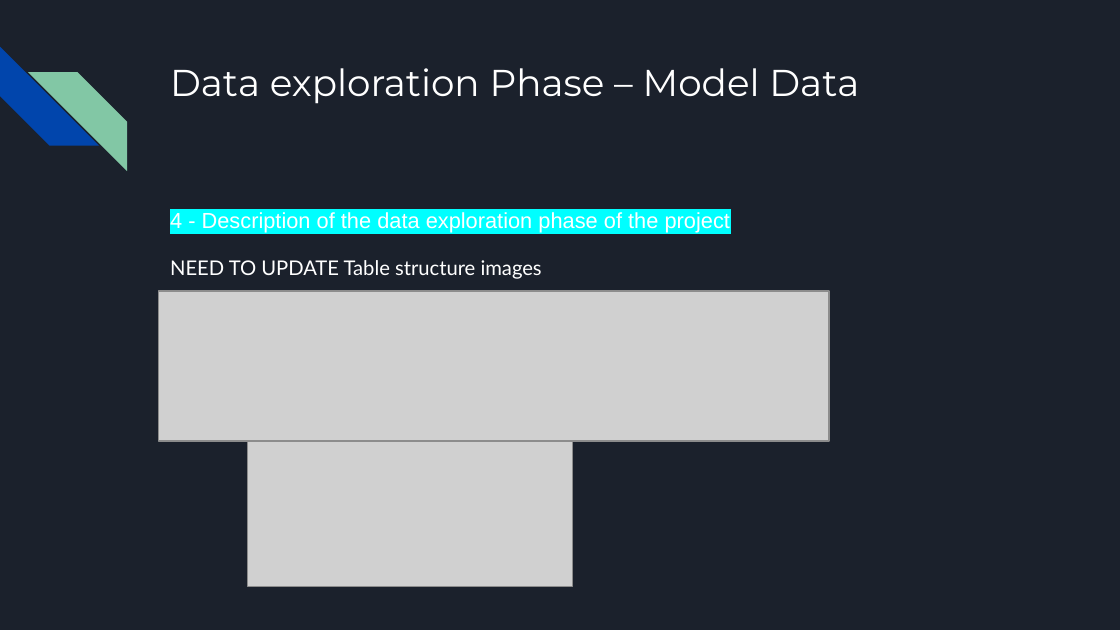
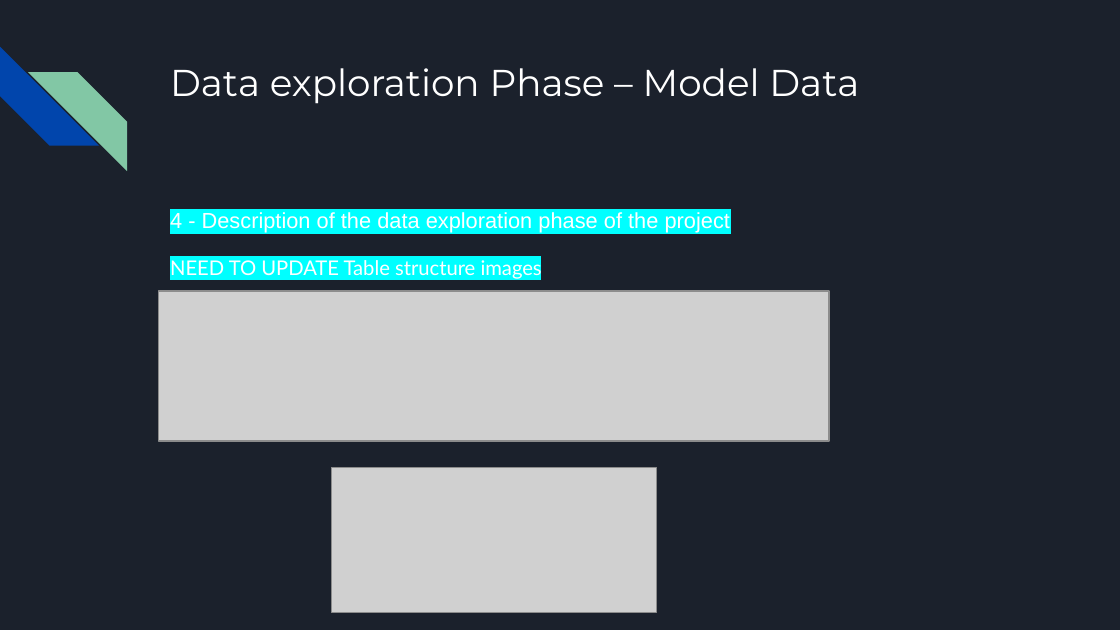
Before and after one commit to Ayesha-da/pneumonia_detection_analysis, a slide deck: slide 11 of Pneumonia Analysis Presentation.pptx (slide 8 before the commit). Drawn at 1120x630 pixels with LibreOffice and Linux fonts; fonts in the diff are those of the drawing; grey boxes stand for pictures. Boxes give left, top, right and bottom in pixels: in the first picture for what was removed or moved away, otherwise in the second. Text is boxed around its words. In the diff, an @@ line names an element or a change of style, - is before the commit and + after.

```diff
--- a/Pneumonia Analysis Presentation.pptx
+++ b/Pneumonia Analysis Presentation.pptx
@@ text at (170, 258, 542, 280): highlight none to #00FFFF in "NEED TO UPDATE Table structure images" @@
@@ picture: place and size @@
-picture at (248, 441, 572, 587)
+picture at (332, 467, 656, 613)
```
Also in this commit, not shown: 5 other slides changed, 2 slides added.
